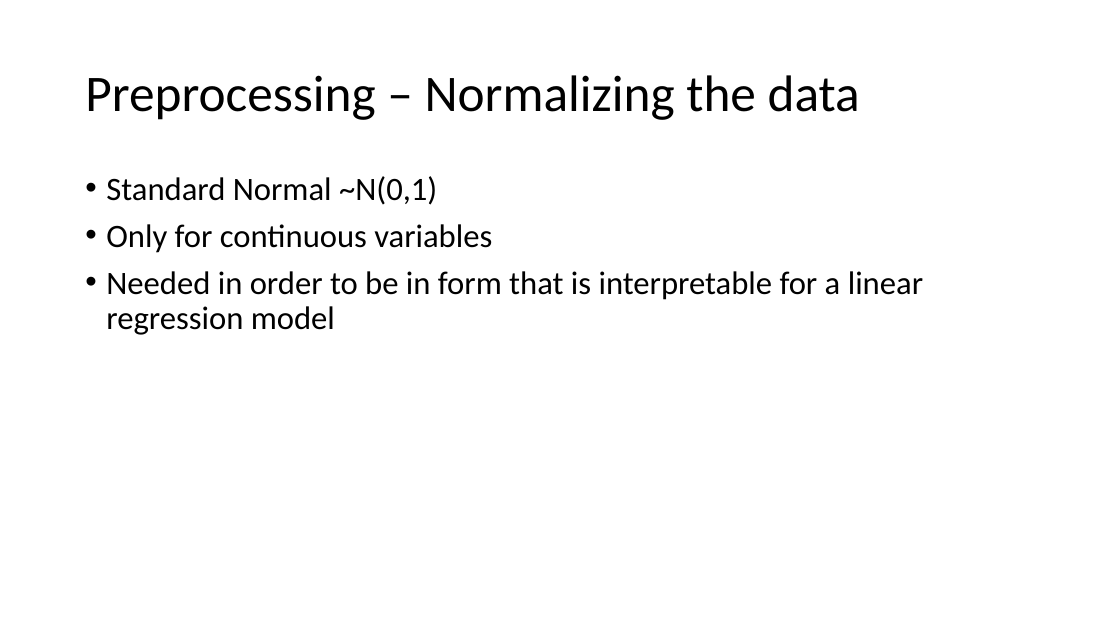
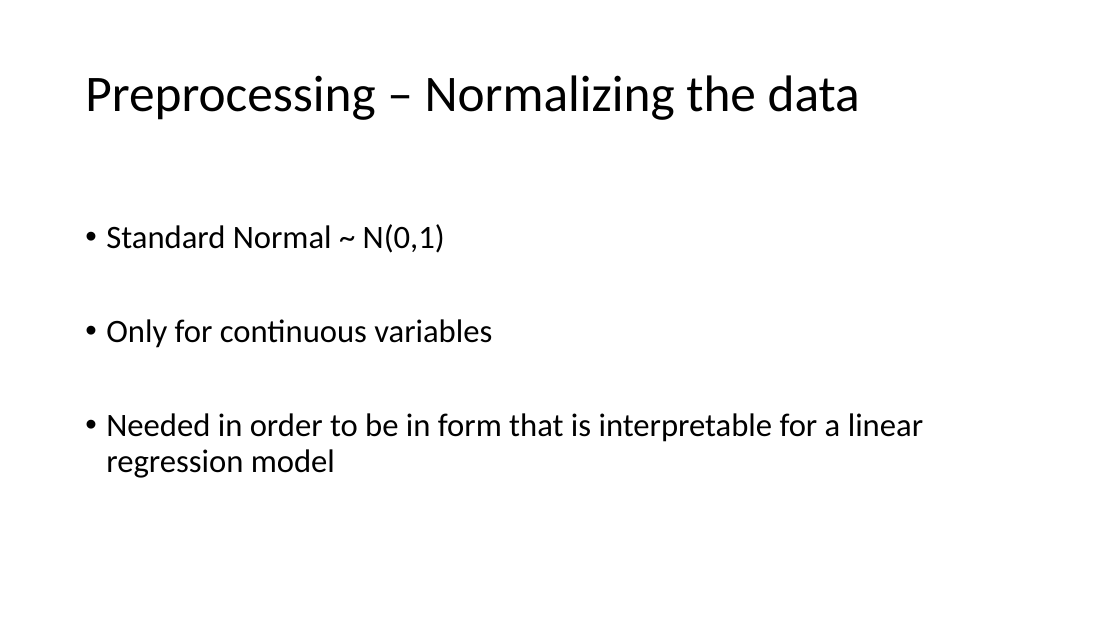
Before and after one commit to donaldsonm731/Asthma_Prediction, a slide deck: slide 9 of Mid_Semester_Pres.pptx. Drawn at 1120x630 pixels with LibreOffice and Linux fonts; fonts in the diff are those of the drawing. Boxes give left, top, right and bottom in pixels: in the first picture for what was removed or moved away, otherwise in the second. Text is boxed around its words. In the diff, an @@ line names an element or a change of style, - is before the commit and + after.

```diff
--- a/Mid_Semester_Pres.pptx
+++ b/Mid_Semester_Pres.pptx
@@ text "Standard Normal ~ N(0,1)" at [106,224,923,478]: vertical alignment top to middle @@
@@ text at [106,224,445,253]: spaces changed @@
-• Standard Normal ~N(0,1)
+• Standard Normal ~ N(0,1)
```
Also in this commit, not shown: 4 other slides changed.
